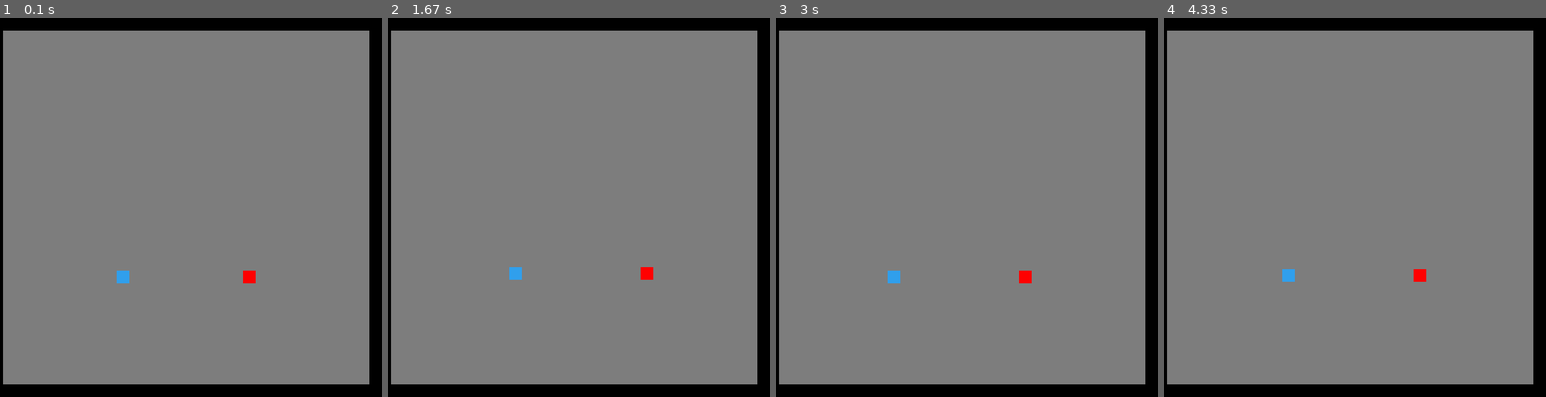
Above: before the commit, frames 1-4 (left to right).
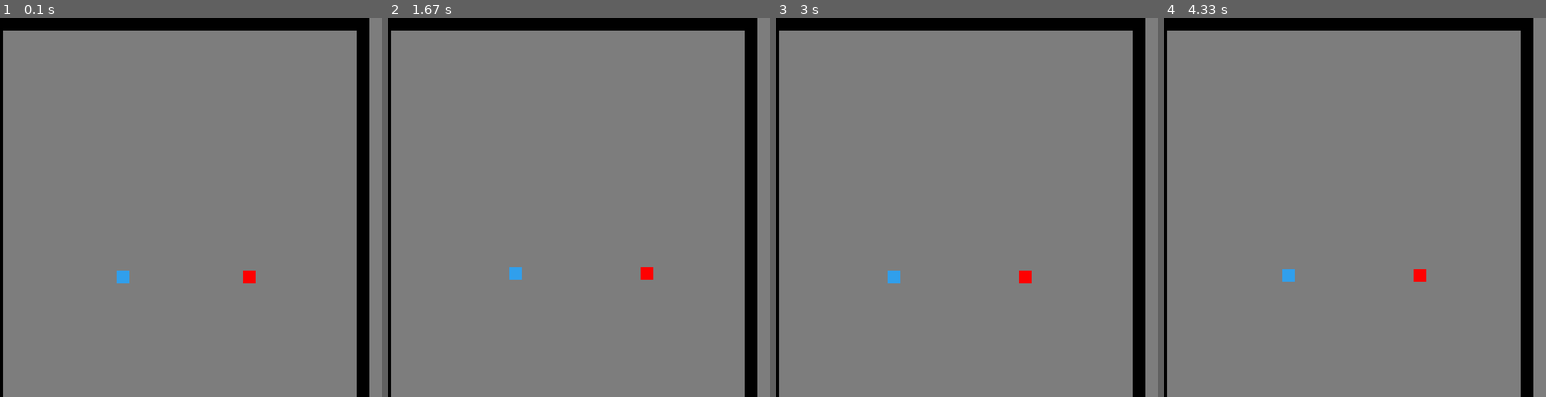
Above: after the commit, the same moments.

Repository: vincent08330/Big-Project
Game: pygame game, started from BIG PROJECT.py
The game is run twice, just before and just after one commit, with the same random seed, the same clock (stepped at 60 frames per second) and the same inputs.
Inputs:
- Up to frame 1 (0.1 s): no input
- Up to frame 2 (1.67 s): hold Right 0.33-0.8 s; hold Up 0.83-1.13 s; hold W 0.83-1.13 s; hold Right 1.17-1.63 s; hold D 1.17-1.63 s
- Up to frame 3 (3 s): hold Left 1.67-2.2 s; hold A 1.67-2.2 s; hold Down 2.23-2.53 s; hold S 2.23-2.53 s; hold Left 2.57-2.97 s; hold A 2.57-2.97 s
- Up to frame 4 (4.33 s): hold Up 3-3.37 s; hold W 3-3.37 s; hold Right 3.4-4.03 s; hold D 3.4-4.03 s; hold Down from 4.07 s (still down); hold S from 4.07 s (still down)

The runs differ from the first frame. In frame 1, 9.5% of the frame differs, in the area x 0-100%, y 0-100%; in frame 2, 9.5%; in frame 3, 9.5%; in frame 4, 9.5%.

Commit message:
Update BIG PROJECT.py

Diff:
--- a/BIG PROJECT.py
+++ b/BIG PROJECT.py
@@ -29,36 +29,37 @@
 mur.fill(vert)
 
 niveau = [
-    [1, 1, 1, 1, 1, 1, 1, 1, 1, 1, 1, 1, 1, 1, 1, 1, 1, 1, 1, 1, 1, 1, 1, 1, 1, 1, 1, 1, 1, 1, 1],
-    [1, 0, 0, 0, 0, 0, 0, 0, 0, 0, 0, 0, 0, 0, 0, 0, 0, 0, 0, 0, 0, 0, 0, 0, 0, 0, 0, 0, 0, 0, 1],
-    [1, 0, 0, 0, 0, 0, 0, 0, 0, 0, 0, 0, 0, 0, 0, 0, 0, 0, 0, 0, 0, 0, 0, 0, 0, 0, 0, 0, 0, 0, 1],
-    [1, 0, 0, 0, 0, 0, 0, 0, 0, 0, 0, 0, 0, 0, 0, 0, 0, 0, 0, 0, 0, 0, 0, 0, 0, 0, 0, 0, 0, 0, 1],
-    [1, 0, 0, 0, 0, 0, 0, 0, 0, 0, 0, 0, 0, 0, 0, 0, 0, 0, 0, 0, 0, 0, 0, 0, 0, 0, 0, 0, 0, 0, 1],
-    [1, 0, 0, 0, 0, 0, 0, 0, 0, 0, 0, 0, 0, 0, 0, 0, 0, 0, 0, 0, 0, 0, 0, 0, 0, 0, 0, 0, 0, 0, 1],
-    [1, 0, 0, 0, 0, 0, 0, 0, 0, 0, 0, 0, 0, 0, 0, 0, 0, 0, 0, 0, 0, 0, 0, 0, 0, 0, 0, 0, 0, 0, 1],
-    [1, 0, 0, 0, 0, 0, 0, 0, 0, 0, 0, 0, 0, 0, 0, 0, 0, 0, 0, 0, 0, 0, 0, 0, 0, 0, 0, 0, 0, 0, 1],
-    [1, 0, 0, 0, 0, 0, 0, 0, 0, 0, 0, 0, 0, 0, 0, 0, 0, 0, 0, 0, 0, 0, 0, 0, 0, 0, 0, 0, 0, 0, 1],
-    [1, 0, 0, 0, 0, 0, 0, 0, 0, 0, 0, 0, 0, 0, 0, 0, 0, 0, 0, 0, 0, 0, 0, 0, 0, 0, 0, 0, 0, 0, 1],
-    [1, 0, 0, 0, 0, 0, 0, 0, 0, 0, 0, 0, 0, 0, 0, 0, 0, 0, 0, 0, 0, 0, 0, 0, 0, 0, 0, 0, 0, 0, 1],
-    [1, 0, 0, 0, 0, 0, 0, 0, 0, 0, 0, 0, 0, 0, 0, 0, 0, 0, 0, 0, 0, 0, 0, 0, 0, 0, 0, 0, 0, 0, 1],
-    [1, 0, 0, 0, 0, 0, 0, 0, 0, 0, 0, 0, 0, 0, 0, 0, 0, 0, 0, 0, 0, 0, 0, 0, 0, 0, 0, 0, 0, 0, 1],
-    [1, 0, 0, 0, 0, 0, 0, 0, 0, 0, 0, 0, 0, 0, 0, 0, 0, 0, 0, 0, 0, 0, 0, 0, 0, 0, 0, 0, 0, 0, 1],
-    [1, 0, 0, 0, 0, 0, 0, 0, 0, 0, 0, 0, 0, 0, 0, 0, 0, 0, 0, 0, 0, 0, 0, 0, 0, 0, 0, 0, 0, 0, 1],
-    [1, 0, 0, 0, 0, 0, 0, 0, 0, 0, 0, 0, 0, 0, 0, 0, 0, 0, 0, 0, 0, 0, 0, 0, 0, 0, 0, 0, 0, 0, 1],             # visuel niveau
-    [1, 0, 0, 0, 0, 0, 0, 0, 0, 0, 0, 0, 0, 0, 0, 0, 0, 0, 0, 0, 0, 0, 0, 0, 0, 0, 0, 0, 0, 0, 1],
-    [1, 0, 0, 0, 0, 0, 0, 0, 0, 0, 0, 0, 0, 0, 0, 0, 0, 0, 0, 0, 0, 0, 0, 0, 0, 0, 0, 0, 0, 0, 1],
-    [1, 0, 0, 0, 0, 0, 0, 0, 0, 0, 0, 0, 0, 0, 0, 0, 0, 0, 0, 0, 0, 0, 0, 0, 0, 0, 0, 0, 0, 0, 1],
-    [1, 0, 0, 0, 0, 0, 0, 0, 0, 0, 0, 0, 0, 0, 0, 0, 0, 0, 0, 0, 0, 0, 0, 0, 0, 0, 0, 0, 0, 0, 1],
-    [1, 0, 0, 0, 0, 0, 0, 0, 0, 0, 0, 0, 0, 0, 0, 0, 0, 0, 0, 0, 0, 0, 0, 0, 0, 0, 0, 0, 0, 0, 1],
-    [1, 0, 0, 0, 0, 0, 0, 0, 0, 0, 0, 0, 0, 0, 0, 0, 0, 0, 0, 0, 0, 0, 0, 0, 0, 0, 0, 0, 0, 0, 1],
-    [1, 0, 0, 0, 0, 0, 0, 0, 0, 0, 0, 0, 0, 0, 0, 0, 0, 0, 0, 0, 0, 0, 0, 0, 0, 0, 0, 0, 0, 0, 1],
-    [1, 0, 0, 0, 0, 0, 0, 0, 0, 0, 0, 0, 0, 0, 0, 0, 0, 0, 0, 0, 0, 0, 0, 0, 0, 0, 0, 0, 0, 0, 1],
-    [1, 0, 0, 0, 0, 0, 0, 0, 0, 0, 0, 0, 0, 0, 0, 0, 0, 0, 0, 0, 0, 0, 0, 0, 0, 0, 0, 0, 0, 0, 1],
-    [1, 0, 0, 0, 0, 0, 0, 0, 0, 0, 0, 0, 0, 0, 0, 0, 0, 0, 0, 0, 0, 0, 0, 0, 0, 0, 0, 0, 0, 0, 1],
-    [1, 0, 0, 0, 0, 0, 0, 0, 0, 0, 0, 0, 0, 0, 0, 0, 0, 0, 0, 0, 0, 0, 0, 0, 0, 0, 0, 0, 0, 0, 1],
-    [1, 0, 0, 0, 0, 0, 0, 0, 0, 0, 0, 0, 0, 0, 0, 0, 0, 0, 0, 0, 0, 0, 0, 0, 0, 0, 0, 0, 0, 0, 1],
-    [1, 0, 0, 0, 0, 0, 0, 0, 0, 0, 0, 0, 0, 0, 0, 0, 0, 0, 0, 0, 0, 0, 0, 0, 0, 0, 0, 0, 0, 0, 1],
-    [1, 1, 1, 1, 1, 1, 1, 1, 1, 1, 1, 1, 1, 1, 1, 1, 1, 1, 1, 1, 1, 1, 1, 1, 1, 1, 1, 1, 1, 1, 1],
+    [1, 1, 1, 1, 1, 1, 1, 1, 1, 1, 1, 1, 1, 1, 1, 1, 1, 1, 1, 1, 1, 1, 1, 1, 1, 1, 1, 1, 1, 1],
+    [1, 0, 0, 0, 0, 0, 0, 0, 0, 0, 0, 0, 0, 0, 0, 0, 0, 0, 0, 0, 0, 0, 0, 0, 0, 0, 0, 0, 0, 1],
+    [1, 0, 0, 0, 0, 0, 0, 0, 0, 0, 0, 0, 0, 0, 0, 0, 0, 0, 0, 0, 0, 0, 0, 0, 0, 0, 0, 0, 0, 1],
+    [1, 0, 0, 0, 0, 0, 0, 0, 0, 0, 0, 0, 0, 0, 0, 0, 0, 0, 0, 0, 0, 0, 0, 0, 0, 0, 0, 0, 0, 1],
+    [1, 0, 0, 0, 0, 0, 0, 0, 0, 0, 0, 0, 0, 0, 0, 0, 0, 0, 0, 0, 0, 0, 0, 0, 0, 0, 0, 0, 0, 1],
+    [1, 0, 0, 0, 0, 0, 0, 0, 0, 0, 0, 0, 0, 0, 0, 0, 0, 0, 0, 0, 0, 0, 0, 0, 0, 0, 0, 0, 0, 1],
+    [1, 0, 0, 0, 0, 0, 0, 0, 0, 0, 0, 0, 0, 0, 0, 0, 0, 0, 0, 0, 0, 0, 0, 0, 0, 0, 0, 0, 0, 1],
+    [1, 0, 0, 0, 0, 0, 0, 0, 0, 0, 0, 0, 0, 0, 0, 0, 0, 0, 0, 0, 0, 0, 0, 0, 0, 0, 0, 0, 0, 1],
+    [1, 0, 0, 0, 0, 0, 0, 0, 0, 0, 0, 0, 0, 0, 0, 0, 0, 0, 0, 0, 0, 0, 0, 0, 0, 0, 0, 0, 0, 1],
+    [1, 0, 0, 0, 0, 0, 0, 0, 0, 0, 0, 0, 0, 0, 0, 0, 0, 0, 0, 0, 0, 0, 0, 0, 0, 0, 0, 0, 0, 1],
+    [1, 0, 0, 0, 0, 0, 0, 0, 0, 0, 0, 0, 0, 0, 0, 0, 0, 0, 0, 0, 0, 0, 0, 0, 0, 0, 0, 0, 0, 1],
+    [1, 0, 0, 0, 0, 0, 0, 0, 0, 0, 0, 0, 0, 0, 0, 0, 0, 0, 0, 0, 0, 0, 0, 0, 0, 0, 0, 0, 0, 1],
+    [1, 0, 0, 0, 0, 0, 0, 0, 0, 0, 0, 0, 0, 0, 0, 0, 0, 0, 0, 0, 0, 0, 0, 0, 0, 0, 0, 0, 0, 1],
+    [1, 0, 0, 0, 0, 0, 0, 0, 0, 0, 0, 0, 0, 0, 0, 0, 0, 0, 0, 0, 0, 0, 0, 0, 0, 0, 0, 0, 0, 1],
+    [1, 0, 0, 0, 0, 0, 0, 0, 0, 0, 0, 0, 0, 0, 0, 0, 0, 0, 0, 0, 0, 0, 0, 0, 0, 0, 0, 0, 0, 1],
+    [1, 0, 0, 0, 0, 0, 0, 0, 0, 0, 0, 0, 0, 0, 0, 0, 0, 0, 0, 0, 0, 0, 0, 0, 0, 0, 0, 0, 0, 1],             # visuel niveau
+    [1, 0, 0, 0, 0, 0, 0, 0, 0, 0, 0, 0, 0, 0, 0, 0, 0, 0, 0, 0, 0, 0, 0, 0, 0, 0, 0, 0, 0, 1],
+    [1, 0, 0, 0, 0, 0, 0, 0, 0, 0, 0, 0, 0, 0, 0, 0, 0, 0, 0, 0, 0, 0, 0, 0, 0, 0, 0, 0, 0, 1],
+    [1, 0, 0, 0, 0, 0, 0, 0, 0, 0, 0, 0, 0, 0, 0, 0, 0, 0, 0, 0, 0, 0, 0, 0, 0, 0, 0, 0, 0, 1],
+    [1, 0, 0, 0, 0, 0, 0, 0, 0, 0, 0, 0, 0, 0, 0, 0, 0, 0, 0, 0, 0, 0, 0, 0, 0, 0, 0, 0, 0, 1],
+    [1, 0, 0, 0, 0, 0, 0, 0, 0, 0, 0, 0, 0, 0, 0, 0, 0, 0, 0, 0, 0, 0, 0, 0, 0, 0, 0, 0, 0, 1],
+    [1, 0, 0, 0, 0, 0, 0, 0, 0, 0, 0, 0, 0, 0, 0, 0, 0, 0, 0, 0, 0, 0, 0, 0, 0, 0, 0, 0, 0, 1],
+    [1, 0, 0, 0, 0, 0, 0, 0, 0, 0, 0, 0, 0, 0, 0, 0, 0, 0, 0, 0, 0, 0, 0, 0, 0, 0, 0, 0, 0, 1],
+    [1, 0, 0, 0, 0, 0, 0, 0, 0, 0, 0, 0, 0, 0, 0, 0, 0, 0, 0, 0, 0, 0, 0, 0, 0, 0, 0, 0, 0, 1],
+    [1, 0, 0, 0, 0, 0, 0, 0, 0, 0, 0, 0, 0, 0, 0, 0, 0, 0, 0, 0, 0, 0, 0, 0, 0, 0, 0, 0, 0, 1],
+    [1, 0, 0, 0, 0, 0, 0, 0, 0, 0, 0, 0, 0, 0, 0, 0, 0, 0, 0, 0, 0, 0, 0, 0, 0, 0, 0, 0, 0, 1],
+    [1, 0, 0, 0, 0, 0, 0, 0, 0, 0, 0, 0, 0, 0, 0, 0, 0, 0, 0, 0, 0, 0, 0, 0, 0, 0, 0, 0, 0, 1],
+    [1, 0, 0, 0, 0, 0, 0, 0, 0, 0, 0, 0, 0, 0, 0, 0, 0, 0, 0, 0, 0, 0, 0, 0, 0, 0, 0, 0, 0, 1],
+    [1, 0, 0, 0, 0, 0, 0, 0, 0, 0, 0, 0, 0, 0, 0, 0, 0, 0, 0, 0, 0, 0, 0, 0, 0, 0, 0, 0, 0, 1],
+    [1, 0, 0, 0, 0, 0, 0, 0, 0, 0, 0, 0, 0, 0, 0, 0, 0, 0, 0, 0, 0, 0, 0, 0, 0, 0, 0, 0, 0, 1],
+    [1, 1, 1, 1, 1, 1, 1, 1, 1, 1, 1, 1, 1, 1, 1, 1, 1, 1, 1, 1, 1, 1, 1, 1, 1, 1, 1, 1, 1, 1],
     ]
 
 def dessiner_niveau(surface, niveau):                                                               #cases
@@ -108,4 +109,5 @@
     screen_surface.blit(p2, (x2, y2))                 # affichage p2
     pygame.display.flip()
 
+
 pygame.quit()
